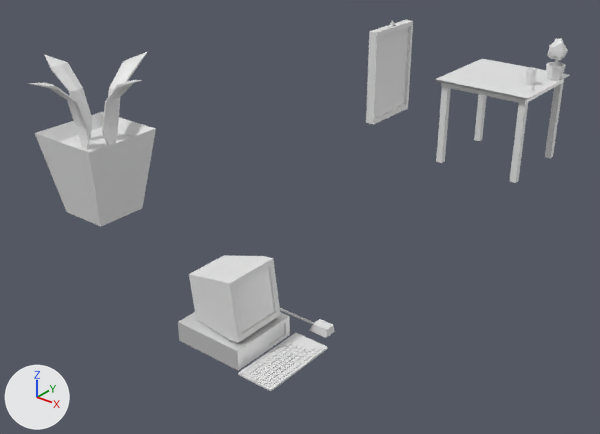
What one commit did to the FBX model Assets/Models/Modelos1_10_Arthur.fbx.
Before and after are seen from a 50 mm camera at (11.1, -21.8, 11.9) aimed at (-4.2, -2.7, 0.0). The axes (+X, +Y, +Z) are drawn at lower left. The lights are the same throughout. Where no turn or scale is listed for an object, it has been applied to the vertices.

Script lines for the objects in view, before the commit:
```python
ob_coffeecup = bpy.data.objects.new('CoffeeCup', me_coffeecup)
ob_coffeecup.location = (-0.37, 5.57, 3.56)
ob_coffeecup.scale = (0.599, 0.599, 0.599)
ob_computer = bpy.data.objects.new('Computer', me_computer)
ob_computer.location = (-0.54, -9.63, 1.29)
ob_computer.rotation_euler = (0.0, 0.0, 1.571)  # degrees (0, 0, 90)
ob_computer.scale = (0.592, 0.592, 0.592)
ob_painting = bpy.data.objects.new('Painting', me_painting)
ob_painting.location = (0.0, -4.25, 5.96)
ob_plantpot = bpy.data.objects.new('PlantPot', me_plantpot)
ob_plantpot.location = (0.0, 6.81, 3.51)
ob_plantpot.scale = (0.251, 0.251, 0.251)
ob_swordofsaintgeorge = bpy.data.objects.new('SwordOfSaintGeorge', me_swordofsaintgeorge)
ob_swordofsaintgeorge.location = (-8.92, -6.8, 1.0)
ob_table = bpy.data.objects.new('Table', me_table)
ob_table.location = (-1.51, 5.84, 2.65)
```
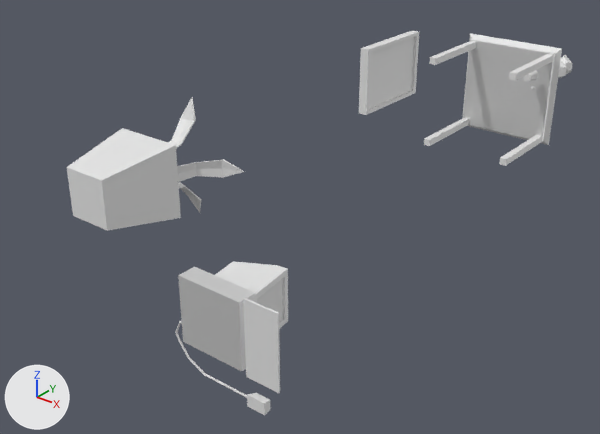
Boxes [x1, y1, x2, y2] around the edits, measured in the pictures (600 x 434 px):
'SwordOfSaintGeorge', turned
    before: [27, 52, 156, 227]
    after: [67, 97, 244, 231]
'Computer', turned
    before: [178, 255, 334, 391]
    after: [175, 261, 288, 415]
'Table', turned
    before: [435, 59, 570, 183]
    after: [424, 33, 562, 166]
'Painting', mesh turned
    before: [366, 20, 413, 125]
    after: [359, 31, 419, 115]
'PlantPot', turned
    before: [546, 38, 568, 80]
    after: [558, 55, 573, 78]
'CoffeeCup', turned
    before: [526, 67, 537, 85]
    after: [523, 70, 538, 81]

The change, as a list of edits to the scene's bpy script:
```text
Change me_painting:
    where me_painting.from_pydata(...)  # 25 vertices, 22 faces; spans x -0.11..0.11, y -0.82..0.82, z -1.16..1.3
    used by ob_painting; location = (0.0, -4.25, 5.96)
    me_painting part 1: the whole mesh is turned -90 degrees about the x axis through the mesh origin
Change ob_swordofsaintgeorge:
    ob_swordofsaintgeorge.rotation_euler: (0.0, 0.0, 0.0) -> (-1.571, 0.0, 0.0)  # degrees (0, 0, 0) -> degrees (-90, 0, 0)
Change ob_table:
    ob_table.rotation_euler: (0.0, 0.0, 0.0) -> (-1.571, 0.0, 0.0)  # degrees (0, 0, 0) -> degrees (-90, 0, 0)
Change ob_plantpot:
    ob_plantpot.rotation_euler: (0.0, 0.0, 0.0) -> (-1.571, 0.0, 0.0)  # degrees (0, 0, 0) -> degrees (-90, 0, 0)
Change ob_coffeecup:
    ob_coffeecup.rotation_euler: (0.0, 0.0, 0.0) -> (-1.571, 0.0, 0.0)  # degrees (0, 0, 0) -> degrees (-90, 0, 0)
Change ob_computer:
    ob_computer.rotation_euler: (0.0, 0.0, 1.571) -> (-1.571, 1.571, 0.0)  # degrees (0, 0, 90) -> degrees (-90, 90, 0)
```
